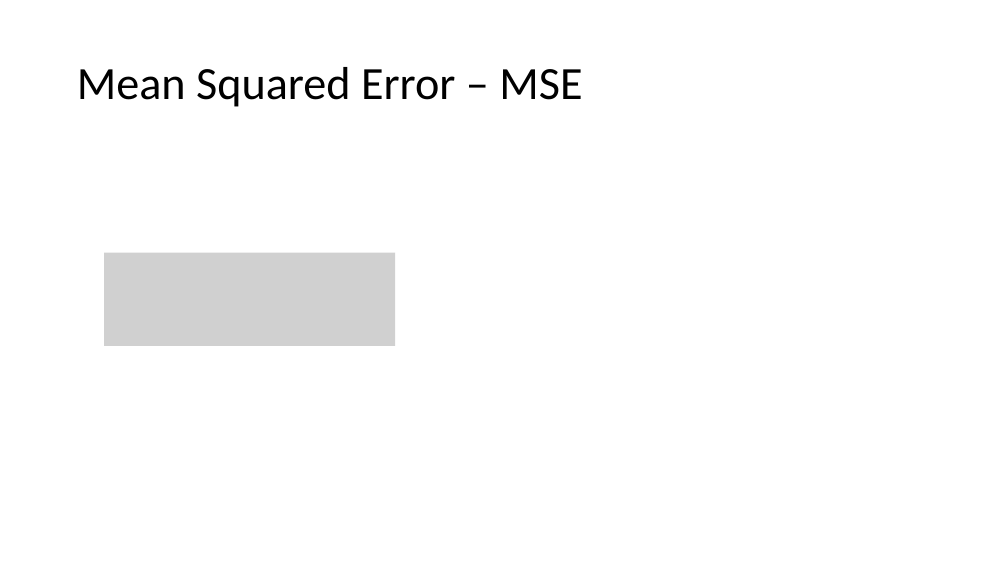
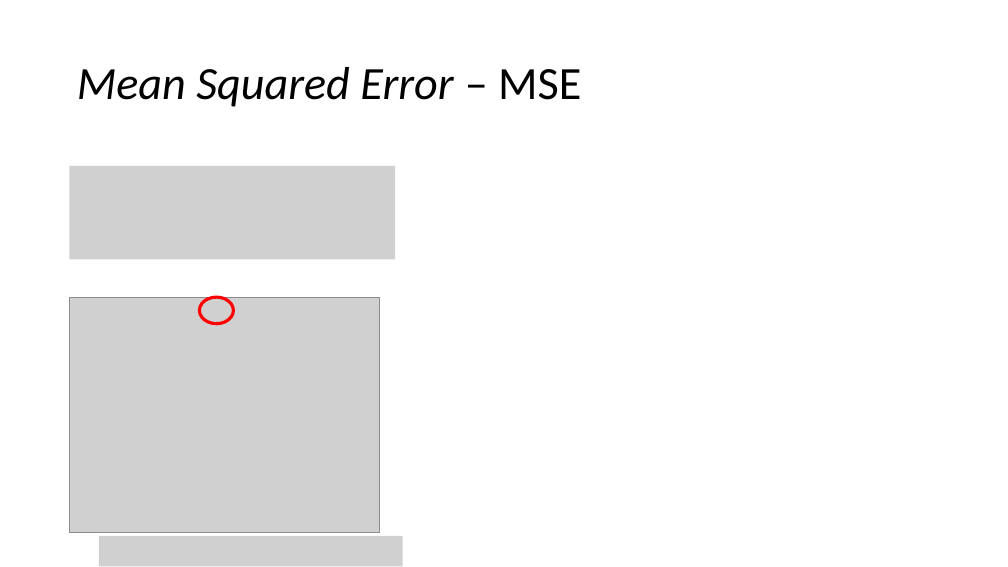
Before and after one commit to zz4fap/tp557-iot-ml, a slide deck: slide 17 of slides/TP557_5_Medindo_a_precisão_de_um_modelo_de_ML.pptx (slide 15 before the commit). Drawn at 1008x567 pixels with LibreOffice and Linux fonts; fonts in the diff are those of the drawing; grey boxes stand for pictures. Boxes give left, top, right and bottom in pixels: in the first picture for what was removed or moved away, otherwise in the second. Text is boxed around its words. In the diff, an @@ line names an element or a change of style, - is before the commit and + after.

```diff
--- a/slides/TP557_5_Medindo_a_precisão_de_um_modelo_de_ML.pptx
+++ b/slides/TP557_5_Medindo_a_precisão_de_um_modelo_de_ML.pptx
@@ title "Mean Squared Error – MSE" at box(77, 67, 581, 107): italic on in "Mean Squared Error" @@
@@ picture added at box(70, 166, 395, 259) @@
@@ picture removed at box(104, 253, 395, 346) @@
@@ picture added at box(70, 297, 380, 532) @@
@@ ellipse added at box(200, 297, 234, 324), outline #FF0000 3 pt @@
@@ picture added at box(99, 536, 403, 566) @@
```
Also in this commit, not shown: 14 other slides changed, 7 slides added, 1 other file.
